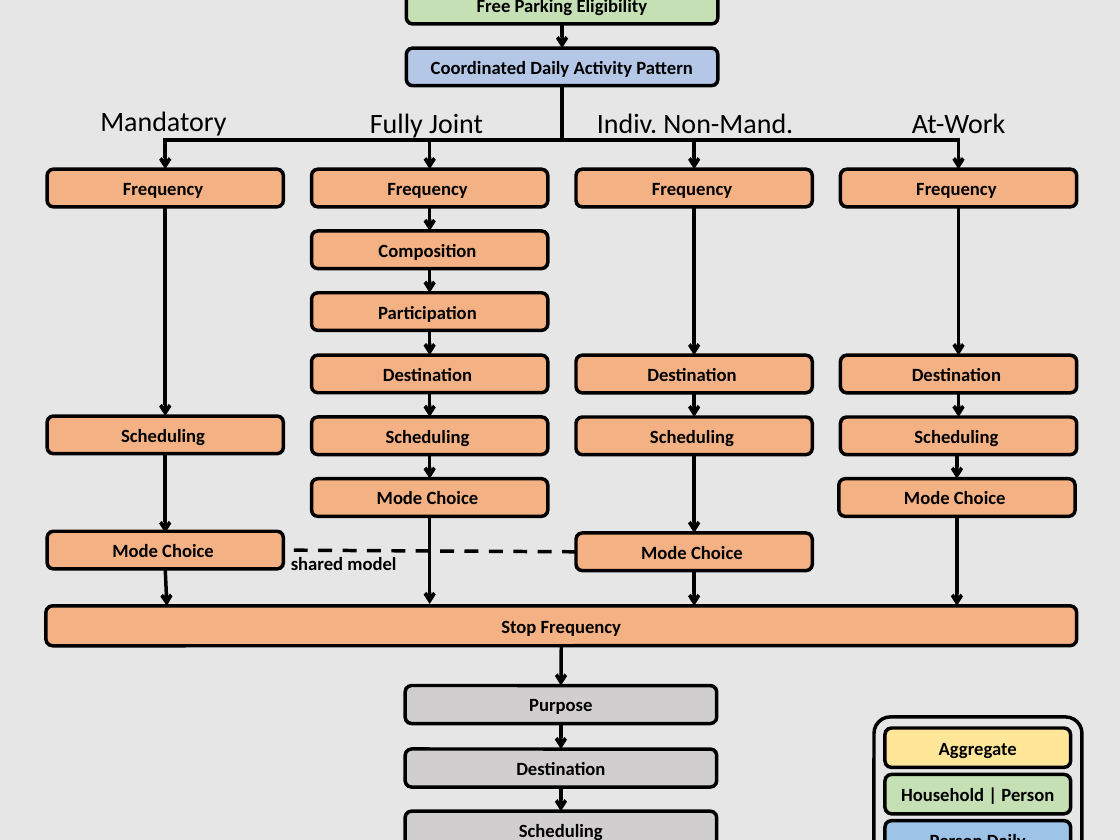
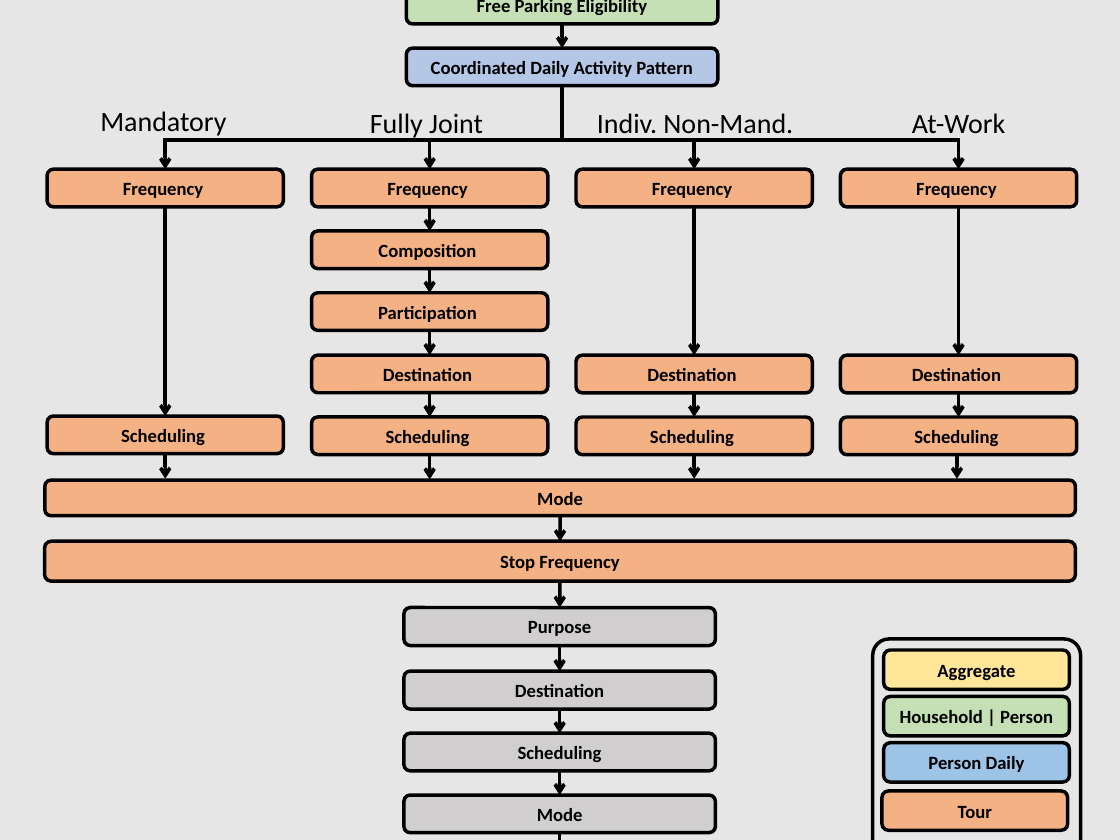
Before and after one commit to ActivitySim/activitysim, a slide deck: slide 1 of docs/images/abmexample.pptx. Drawn at 1120x840 pixels with LibreOffice and Linux fonts; fonts in the diff are those of the drawing. Boxes give left, top, right and bottom in pixels: in the first picture for what was removed or moved away, otherwise in the second. Text is boxed around its words. In the diff, an @@ line names an element or a change of style, - is before the commit and + after.

```diff
--- a/docs/images/abmexample.pptx
+++ b/docs/images/abmexample.pptx
@@ arrow moved from (166, 454) - (166, 533) to (166, 454) - (166, 478) @@
@@ arrow moved from (694, 455) - (694, 533) to (694, 455) - (694, 478) @@
@@ rounded rectangle removed at bbox=[839, 478, 1075, 516] @@
-Mode Choice
@@ rounded rectangle "Mode": place and size @@
-rounded rectangle "Mode" at bbox=[311, 478, 548, 516]
+rounded rectangle "Mode" at bbox=[45, 480, 1075, 516]
@@ text in rounded rectangle at bbox=[537, 492, 583, 505]: text changed @@
-Mode Choice
+Mode
@@ rounded rectangle removed at bbox=[47, 531, 283, 569] @@
-Mode Choice
@@ arrow moved from (430, 516) - (430, 604) to (560, 515) - (560, 541) @@
@@ arrow removed from (956, 516) to (956, 606) @@
@@ rounded rectangle "Stop Frequency": place and size @@
-rounded rectangle "Stop Frequency" at bbox=[46, 606, 1076, 646]
+rounded rectangle "Stop Frequency" at bbox=[45, 541, 1075, 581]
@@ arrow removed from (166, 569) to (167, 606) @@
@@ line removed from (576, 552) to (283, 550) @@
@@ text removed at bbox=[291, 557, 396, 570] @@
-shared model
@@ arrow moved from (561, 646) - (561, 685) to (560, 581) - (560, 607) @@
@@ arrow removed from (694, 571) to (694, 606) @@
@@ 5 rounded rectangles, 2 arrows: place and size @@
-5 rounded rectangles, 2 arrows at bbox=[405, 685, 1082, 840]
+5 rounded rectangles, 2 arrows at bbox=[404, 607, 1081, 840]
@@ rounded rectangle "Household | Person": place and size @@
-rounded rectangle "Household | Person" at bbox=[885, 774, 1071, 813]
+rounded rectangle "Household | Person" at bbox=[884, 697, 1070, 736]
@@ rounded rectangle "Scheduling": place and size @@
-rounded rectangle "Scheduling" at bbox=[405, 811, 717, 840]
+rounded rectangle "Scheduling" at bbox=[404, 734, 716, 772]
@@ arrow added from (560, 771) to (560, 795), #000000 2.25 pt @@
@@ rounded rectangle "Mode": place and size @@
-rounded rectangle "Mode" at bbox=[576, 533, 812, 571]
+rounded rectangle "Mode" at bbox=[404, 795, 716, 833]
@@ rounded rectangle "Mode" at bbox=[404, 795, 716, 833]: fill #F4B183 to #D0CECE @@
@@ text in rounded rectangle at bbox=[537, 808, 583, 821]: text changed @@
-Mode Choice
+Mode
@@ rounded rectangle added at bbox=[881, 791, 1067, 830], fill #F4B183, outline #000000 2.25 pt, 12 pt, text #000000, bold @@
+Tour
@@ arrow added from (560, 833) to (560, 840), #000000 2.25 pt @@
```
Also in this commit, not shown: 13 other files.
